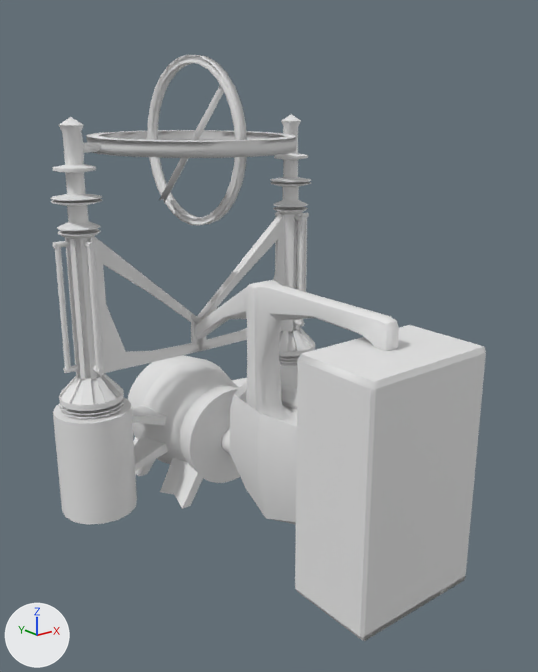
Two versions of the FBX model PSMG_Team_Okapi/Assets/Models/generator.fbx, one commit apart.
Rendered twice from a 50 mm lens placed at (-0.0666, -0.1024, 0.054), pointed at (-0.0002, -0.0194, 0.0208). Lighting does not change. The marker at lower left points along +X, +Y and +Z. Where no turn or scale is listed for an object, it has been applied to the vertices. Vertices at the same position are counted once.

Before the edit, the objects in view are built like this:
```python
me_cube_001 = bpy.data.meshes.new('Cube_001')
me_cube_001.from_pydata(...)  # 200 vertices, 202 faces; spans x -1.0..1.0, y -1.0..1.0, z -1.0..1.0
me_cube_001.materials.append(mat_unnamed)  # white #e7e7e7
me_cylinder_003 = bpy.data.meshes.new('Cylinder_003')
me_cylinder_003.from_pydata(...)  # 329 vertices, 333 faces; spans x -0.0173..0.0173, y -0.0105..0.0105, z -0.01..0.01
me_cylinder_003.materials.append(mat_unnamed)  # white #e7e7e7
me_torus = bpy.data.meshes.new('Torus')
me_torus.from_pydata(...)  # 336 vertices, 336 faces; spans x -0.0163..0.0163, y -0.0163..0.0163, z -0.0013..0.0013
me_torus.materials.append(mat_unnamed)  # white #e7e7e7
me_torus_001 = bpy.data.meshes.new('Torus_001')
me_torus_001.from_pydata(...)  # 336 vertices, 336 faces; spans x -0.0009..0.0009, y -0.013..0.013, z -0.013..0.013
me_torus_001.materials.append(mat_unnamed)  # white #e7e7e7
me_torus_002 = bpy.data.meshes.new('Torus_002')
me_torus_002.from_pydata(...)  # 224 vertices, 224 faces; spans x -0.0079..0.0079, y -0.0095..0.0095, z -0.0095..0.0095
me_torus_002.materials.append(mat_unnamed)  # white #e7e7e7
ob_cube_001 = bpy.data.objects.new('Cube_001', me_cube_001)
ob_cube_001.location = (0.0, -0.0438, 0.0079)
ob_cube_001.rotation_euler = (1.571, 0.0, 0.0)  # degrees (90, 0, 0)
ob_cube_001.scale = (0.0104, 0.017, 0.0064)
ob_cylinder_003 = bpy.data.objects.new('Cylinder_003', me_cylinder_003)
ob_cylinder_003.location = (0.0, 0.0006, 0.0006)
ob_torus = bpy.data.objects.new('Torus', me_torus)
ob_torus.location = (0.0, 0.0001, 0.048)
ob_torus_001 = bpy.data.objects.new('Torus_001', me_torus_001)
ob_torus_001.location = (0.0, -0.0001, 0.048)
ob_torus_002 = bpy.data.objects.new('Torus_002', me_torus_002)
ob_torus_002.location = (0.0, -0.0001, 0.048)
# also in view: 'Cube' at (0.0, -0.0221, 0.0101); 'Circle' at (0.0, 0.0, 0.0215)
```
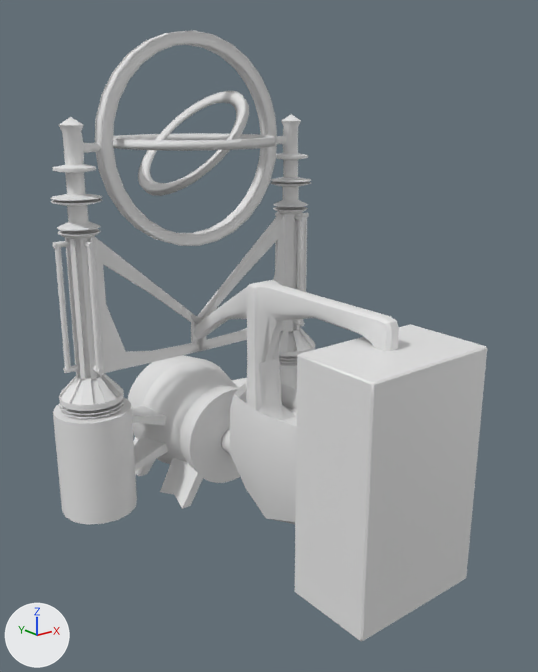
Where the newer file only moved an object's origin or applied its transform, the numbers keep the older frame.

Changed parts and their boxes (x1, y1, x2, y2) in the pictures (538 x 672 px):
'Cube_001', reshaped, moved, rescaled
    before: (295, 325, 486, 641)
    after: (295, 324, 487, 642)
'Torus', mesh turned
    before: (86, 130, 296, 158)
    after: (95, 30, 277, 246)
'Torus_001', reshaped, moved
    before: (147, 54, 247, 225)
    after: (113, 133, 275, 151)
'Torus_002', reshaped, moved (70% wider, 10% shorter)
    before: (159, 86, 224, 203)
    after: (138, 91, 249, 196)

Patch to the scene script:
```diff
--- a/PSMG_Team_Okapi/Assets/Models/generator.fbx.py
+++ b/PSMG_Team_Okapi/Assets/Models/generator.fbx.py
@@ me_cube_001 @@
 # used by ob_cube_001; location = (0.0, -0.0438, 0.0079); rotation_euler = (1.571, 0.0, 0.0), in degrees (90, 0, 0); scale = (0.0104, 0.017, 0.0064)
-me_cube_001.from_pydata(...)  # 200 vertices, 202 faces; spans x -1.0..1.0, y -1.0..1.0, z -1.0..1.0
+me_cube_001.from_pydata(...)  # 200 vertices, 202 faces; spans x -1.04..1.04, y -0.91..2.49, z 3.74..5.02
+# me_cube_001 part 2: 200 of 200 vertices moved; they spanned x -1.0..1.0, y -1.0..1.0, z -1.0..1.0 and now span x -1.04..1.04, y -0.91..2.49, z 3.74..5.02; mean shift (0.0, 0.79, 4.41); largest move (-0.95, 0.95, -1.0) -> (-1.01, 2.47, 3.74)
 me_cube_001.materials.append(mat_unnamed)
@@ me_torus_002 @@
 me_torus_002.from_pydata(...)  # 224 vertices, 224 faces; spans x -0.0079..0.0079, y -0.0095..0.0095, z -0.0095..0.0095
 # used by ob_torus_002; location = (0.0, -0.0001, 0.048)
+# me_torus_002 part 4: the whole mesh is multiplied about its middle by the matrix ((0.013, 0.694, 0.72), (0.0, -0.72, 0.694), (1.0, -0.009, -0.009))
 me_torus_002.materials.append(mat_unnamed)
@@ me_torus @@
 me_torus.from_pydata(...)  # 336 vertices, 336 faces; spans x -0.0163..0.0163, y -0.0163..0.0163, z -0.0013..0.0013
 # used by ob_torus; location = (0.0, 0.0001, 0.048)
+# me_torus part 3: the whole mesh is turned -90.7 degrees about the x axis through its middle
 me_torus.materials.append(mat_unnamed)
@@ me_torus_001 @@
 me_torus_001.from_pydata(...)  # 336 vertices, 336 faces; spans x -0.0009..0.0009, y -0.013..0.013, z -0.013..0.013
 # used by ob_torus_001; location = (0.0, -0.0001, 0.048)
+# me_torus_001 part 1: the whole mesh is multiplied about its middle by the matrix ((-0.013, 1.0, 0.0), (0.013, 0.0, 1.0), (1.0, 0.013, -0.013))
 me_torus_001.materials.append(mat_unnamed)
@@ ob_cube_001 @@
 ob_cube_001 = bpy.data.objects.new('Cube_001', me_cube_001)
-ob_cube_001.location = (0.0, -0.0438, 0.0079)
+ob_cube_001.location = (0.0, 0.0, 0.0)
 ob_cube_001.rotation_euler = (1.571, 0.0, 0.0)  # degrees (90, 0, 0)
-ob_cube_001.scale = (0.0104, 0.017, 0.0064)
+ob_cube_001.scale = (0.01, 0.01, 0.01)
@@ ob_torus_002 @@
 ob_torus_002 = bpy.data.objects.new('Torus_002', me_torus_002)
-ob_torus_002.location = (0.0, -0.0001, 0.048)
+ob_torus_002.location = (-0.0002, 0.0, 0.0481)
@@ ob_torus_001 @@
 ob_torus_001 = bpy.data.objects.new('Torus_001', me_torus_001)
-ob_torus_001.location = (0.0, -0.0001, 0.048)
+ob_torus_001.location = (0.0, 0.0001, 0.0482)
```
